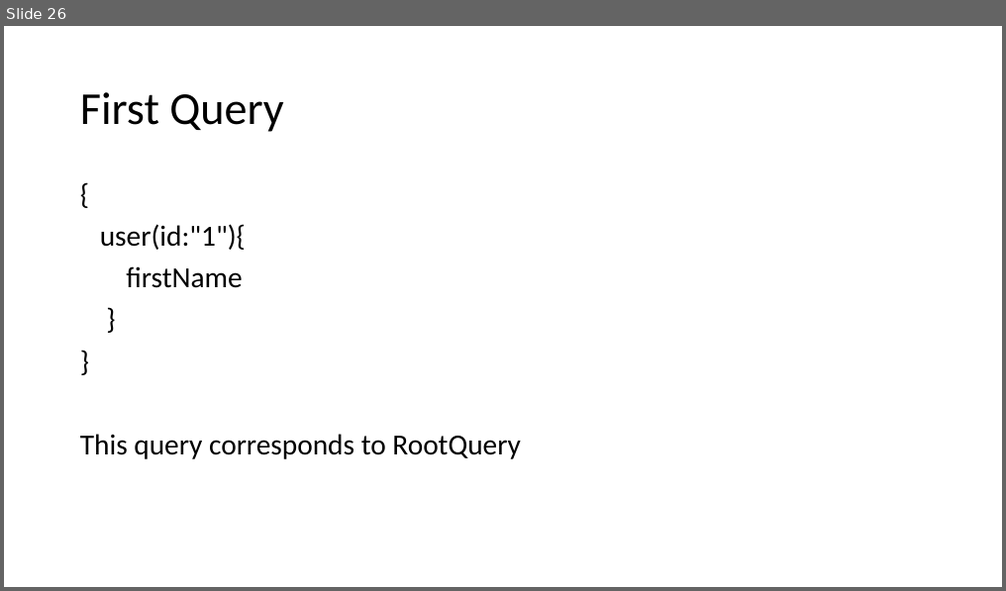
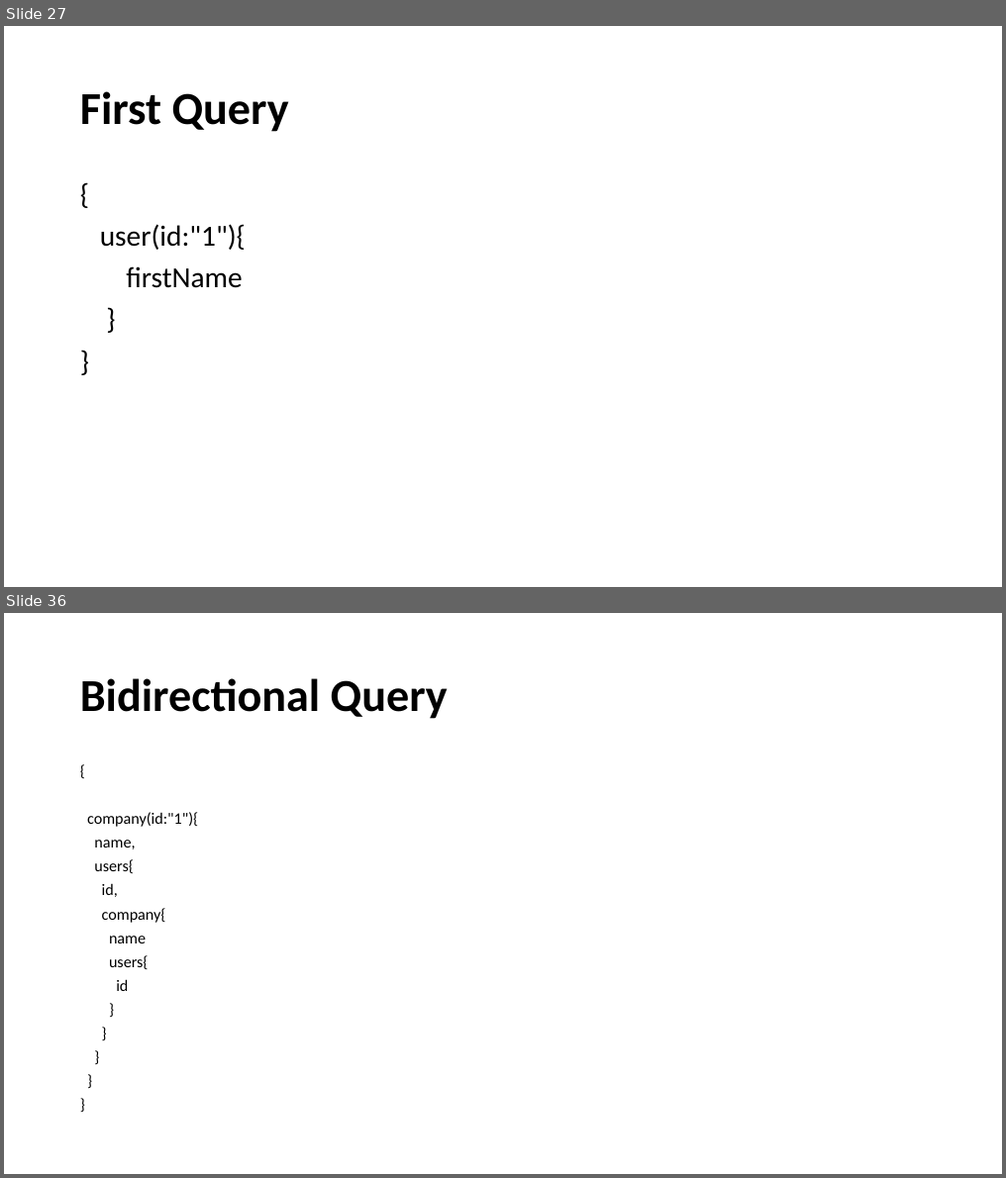
Before and after one commit to arunprabug/graphql-demo, a slide deck: GraphQL-Introduction.pptx. Shown one above the other, each under a label of ours: slide 26 before the commit, slides 27 and 36 after it; the slides between them are not shown. The pictures are 1006x591 and 1006x1178 pixels, drawn with LibreOffice and Linux fonts; fonts in the diff are those of the drawing. Boxes give left, top, right and bottom in pixels: in the first picture for what was removed or moved away, otherwise in the second. Text is boxed around its words. In the diff, an @@ line names an element or a change of style, - is before the commit and + after.

```diff
--- a/GraphQL-Introduction.pptx
+++ b/GraphQL-Introduction.pptx
@@ slide 36 added at [4,613,1002,1174], background #FFFFFF @@
@@ title added at [80,678,448,719], 44 pt, text #000000, bold @@
+Bidirectional Query
@@ text added at [87,812,198,991], 15.4 pt, text #000000 @@
+{
+company(id:"1"){
+name,
+users{
+id,
+company{
+name
+users{
+id
+}
+}
+}
+}
+}
@@ what was slide 26 is now slide 27 @@
@@ slide 27 changed as well @@
@@ title "First Query" at [80,91,289,132]: bold on @@
@@ text at [80,434,520,460]: paragraph removed @@
-This query corresponds to RootQuery
```
Also in this commit, not shown: 20 other slides changed, 22 other slides added, 1 slide removed.
